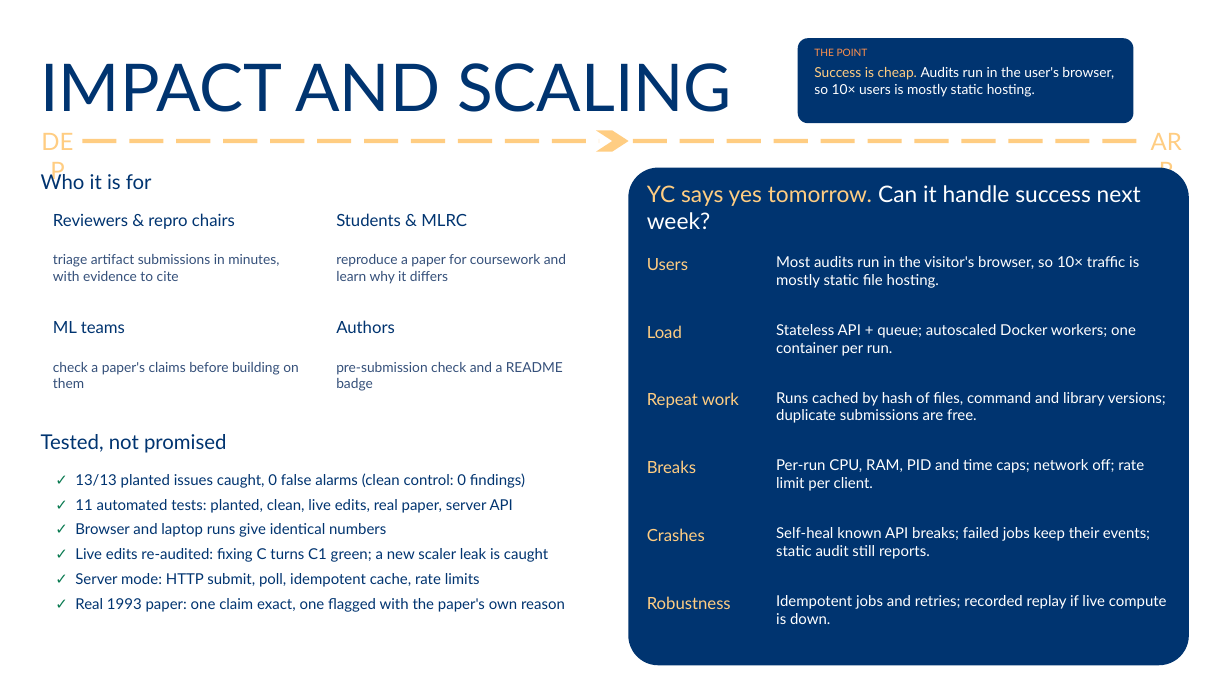
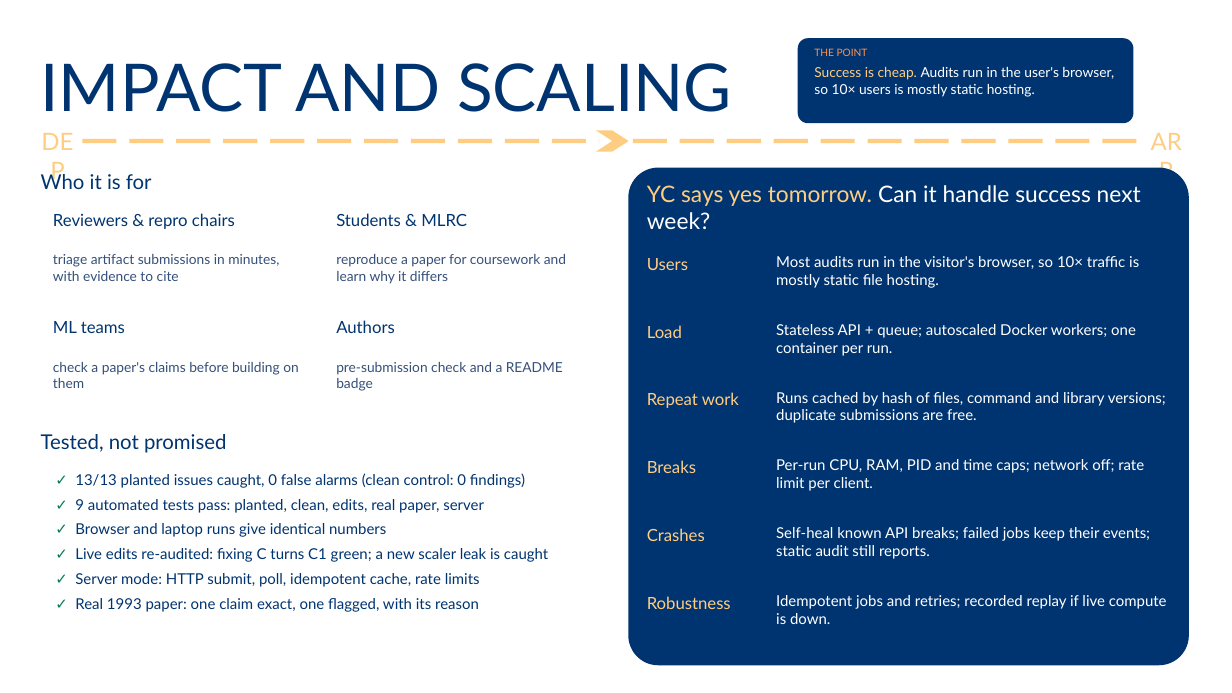
Before and after one commit to preflight-el01/preflight, a slide deck: slide 6 of dist/EL-01_TeamPreflight.pptx. Drawn at 1232x693 pixels with LibreOffice and Linux fonts; fonts in the diff are those of the drawing; background and template pictures are left out. Boxes give left, top, right and bottom in pixels: in the first picture for what was removed or moved away, otherwise in the second. Text is boxed around its words. In the diff, an @@ line names an element or a change of style, - is before the commit and + after.

```diff
--- a/dist/EL-01_TeamPreflight.pptx
+++ b/dist/EL-01_TeamPreflight.pptx
@@ text at (x1=75, y1=499, x2=484, y2=513): text changed @@
-✓ 11 automated tests: planted, clean, live edits, real paper, server API
+✓ 9 automated tests pass: planted, clean, edits, real paper, server
@@ text at (x1=75, y1=598, x2=479, y2=612): text changed @@
-✓ Real 1993 paper: one claim exact, one flagged with the paper's own reason
+✓ Real 1993 paper: one claim exact, one flagged, with its reason
```
Also in this commit, not shown: 2 other files.
